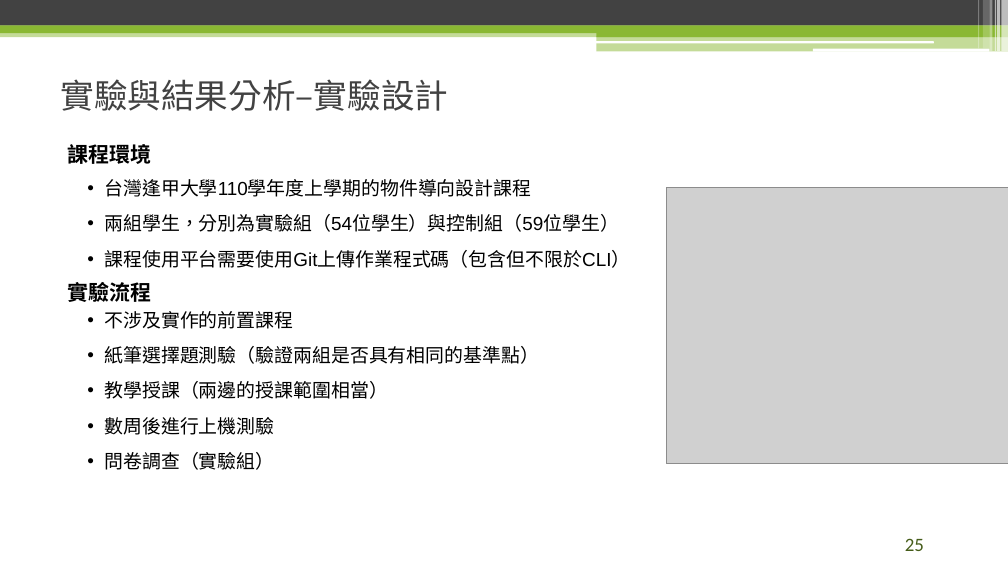
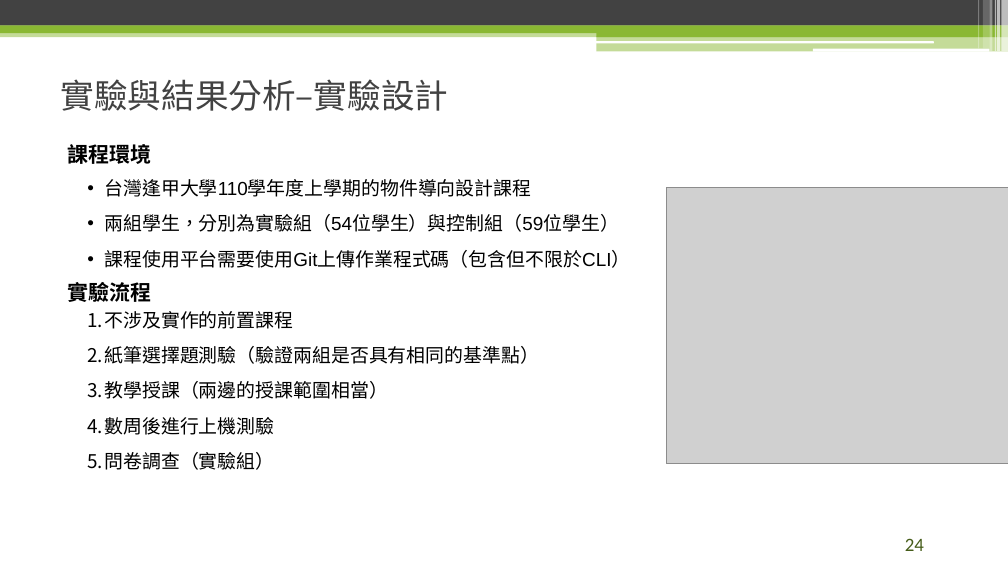
Before and after one commit to raknza/Master-Thesis, a slide deck: slide 24 of 論文口試.pptx (slide 25 before the commit). Drawn at 1008x567 pixels with LibreOffice and Linux fonts; fonts in the diff are those of the drawing; grey boxes stand for pictures; background and template pictures are left out. Boxes give left, top, right and bottom in pixels: in the first picture for what was removed or moved away, otherwise in the second. Text is boxed around its words. In the diff, an @@ line names an element or a change of style, - is before the commit and + after.

```diff
--- a/論文口試.pptx
+++ b/論文口試.pptx
@@ text "不涉及實作的前置課程" at <box>87,311,539,470</box>: bullet • to 1. @@
@@ page number at <box>905,538,924,551</box>: text changed @@
-25
+24
```
Also in this commit, not shown: 6 other slides changed, 1 slide removed, 2 other files.
